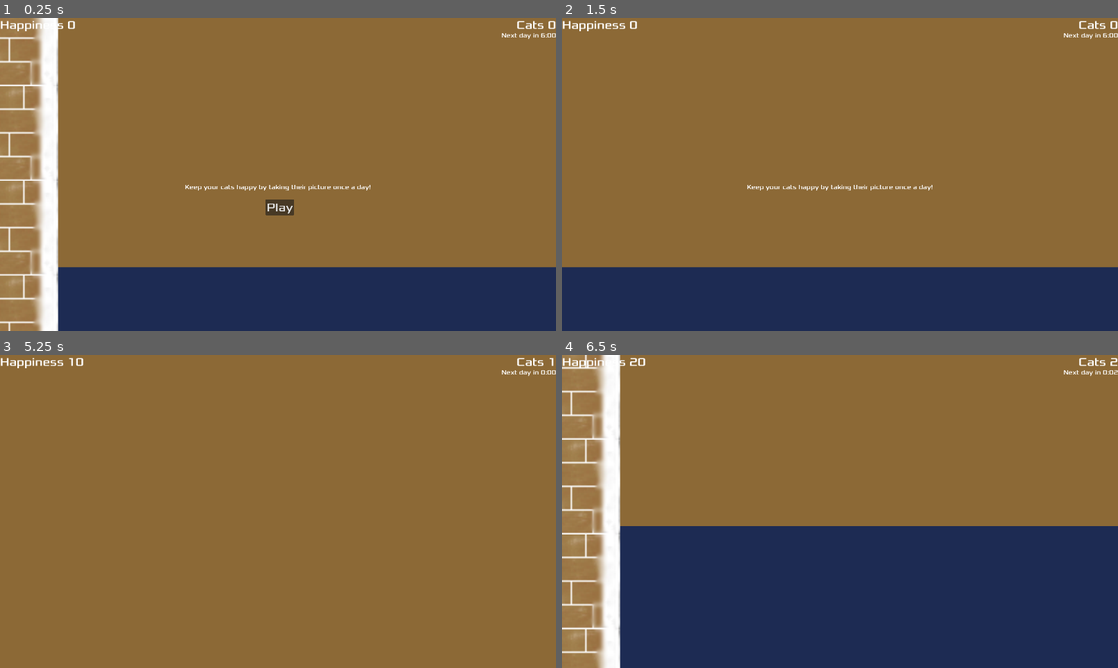
Above: before the commit, frames 1-4 (two rows, left to right).
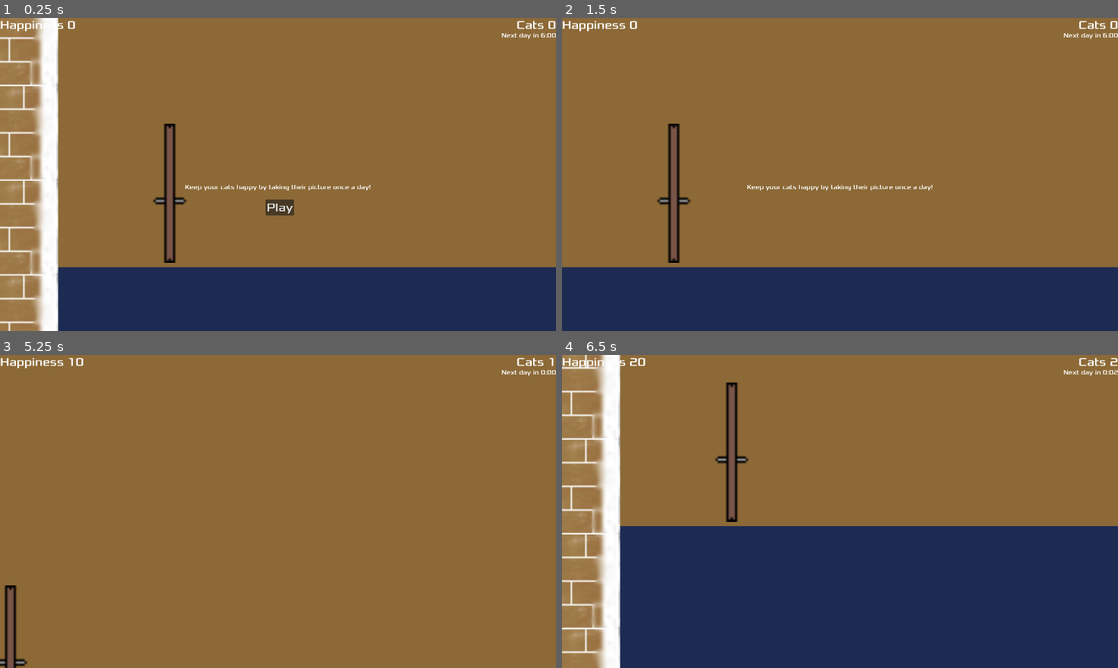
Above: after the commit, the same moments.

Repository: lfatton/UpsiJam22
Game: Godot game, scene res://Main.tscn
Two runs of this game, one before a commit and one after it. Both use one fixed random seed, a clock stepped at 60 frames per second and the inputs below.
Inputs (mouse positions are in pixels of both pictures, inside the frame that each line leads up to):
- Up to frame 1 (0.25 s): no input
- Up to frame 2 (1.5 s): click "Play" at 0.5 s; tap Enter at 1.25 s; move the mouse to (962, 158) at 1.27 s; hold D (move_right) from 1.28 s (still down); click (962, 158) at 1.42 s
- Up to frame 3 (5.25 s): move the mouse to (166, 527) at 2.02 s; release D (move_right) at 2.03 s; hold S (move_down) 2.03-2.78 s; click (166, 527) at 2.17 s; move the mouse to (333, 442) at 2.77 s; hold D (move_right) 2.78-3.53 s; click (333, 442) at 2.92 s; tap Space at 3.5 s; move the mouse to (250, 574) at 3.52 s; hold W (move_up) 3.53-4.28 s; click (250, 574) at 3.67 s; move the mouse to (444, 558) at 4.27 s; hold A (move_left) from 4.28 s (still down); click (444, 558) at 4.42 s; tap Enter at 5 s; move the mouse to (111, 464) at 5.02 s; click (111, 464) at 5.17 s
- Up to frame 4 (6.5 s): move the mouse to (867, 511) at 5.77 s; release A (move_left) at 5.78 s; hold S (move_down) from 5.78 s (still down); click (867, 511) at 5.92 s

The runs differ from the first frame. In frame 1, 0.7% of the frame differs, in the area x 27-34%, y 33-79%; in frame 2, 0.8%, in the area x 17-24%, y 33-79%; in frame 3, 0.5%; in frame 4, 0.7%.

Commit message:
door scene

Diff:
--- a/Main.tscn
+++ b/Main.tscn
@@ -1,13 +1,14 @@
-[gd_scene load_steps=12 format=3 uid="uid://chebwe76ybfpc"]
+[gd_scene load_steps=10 format=3 uid="uid://chebwe76ybfpc"]
 
 [ext_resource type="Script" path="res://Main.gd" id="1_8kdw8"]
-[ext_resource type="PackedScene" path="res://Camera.tscn" id="2_t3e0o"]
+[ext_resource type="PackedScene" uid="uid://c1wweel51262r" path="res://Camera.tscn" id="2_t3e0o"]
 [ext_resource type="PackedScene" uid="uid://bup6fufkddi7v" path="res://scenes/world/world1.tscn" id="3_1nrms"]
 [ext_resource type="PackedScene" uid="uid://m34p2hvudxok" path="res://HUD.tscn" id="3_3fj3k"]
 [ext_resource type="PackedScene" uid="uid://gjpgn3u26ki3" path="res://scenes/Chat.tscn" id="4_3ofkk"]
 [ext_resource type="AudioStream" uid="uid://bnp6jn7lk4hte" path="res://assets/sounds/Whimsical Town (Loop).wav" id="6_6sfro"]
 [ext_resource type="Texture2D" uid="uid://bfgx2wofhnflr" path="res://assets/sprites/ugly-tiles.png" id="6_o54e2"]
 [ext_resource type="AudioStream" uid="uid://c8lgx7pdurb3h" path="res://assets/sounds/failure.wav" id="7_1pvrb"]
+[ext_resource type="PackedScene" uid="uid://ckt2y5ymsesgi" path="res://scenes/world/Door.tscn" id="8_75pxc"]
 
 [sub_resource type="TileSetAtlasSource" id="TileSetAtlasSource_nmomj"]
 texture = ExtResource("6_o54e2")
@@ -81,7 +82,7 @@
 
 [sub_resource type="Curve2D" id="Curve2D_3aiq7"]
 _data = {
-"points": PackedVector2Array(0, 0, 0, 0, 16, 408, 0, 0, 0, 0, 2264, 408, 0, 0, 0, 0, 2264, 512, 0, 0, 0, 0, 16, 512, 0, 0, 0, 0, 16, 408)
+"points": PackedVector2Array(0, 0, 0, 0, 16, 408, 0, 0, 0, 0, 408, 408, 0, 0, 0, 0, 408, 512, 0, 0, 0, 0, 16, 512, 0, 0, 0, 0, 16, 408)
 }
 point_count = 5
 
@@ -89,13 +90,26 @@
 script = ExtResource("1_8kdw8")
 cat_scene = ExtResource("4_3ofkk")
 
-[node name="ColorRect" type="ColorRect" parent="."]
+[node name="MainBackground" type="ColorRect" parent="."]
 anchors_preset = 15
 anchor_right = 1.0
 anchor_bottom = 1.0
 grow_horizontal = 2
 grow_vertical = 2
+mouse_filter = 2
 color = Color(0.54902, 0.411765, 0.211765, 1)
+
+[node name="StudioBackground" type="ColorRect" parent="."]
+offset_left = 1487.0
+offset_top = -3.0
+offset_right = 1527.0
+offset_bottom = 37.0
+scale = Vector2(19.8537, 8.32372)
+mouse_filter = 2
+color = Color(0.886275, 0.882353, 0.764706, 1)
+
+[node name="Door" parent="." instance=ExtResource("8_75pxc")]
+position = Vector2(1487, 230)
 
 [node name="Camera" parent="." instance=ExtResource("2_t3e0o")]
 position = Vector2(304, 1168)
@@ -128,6 +142,11 @@
 [node name="GameOver" type="AudioStreamPlayer2D" parent="."]
 stream = ExtResource("7_1pvrb")
 
+[node name="Door2" parent="." instance=ExtResource("8_75pxc")]
+position = Vector2(156, 1194)
+
+[connection signal="input_event" from="Door" to="." method="_on_door_input_event"]
+[connection signal="mouse_entered" from="Door" to="." method="_on_door_mouse_entered"]
 [connection signal="start_game" from="Camera/HUD" to="." method="new_game"]
 [connection signal="timeout" from="StartTimer" to="." method="_on_start_timer_timeout"]
 [connection signal="timeout" from="DayTimer" to="." method="_on_day_timer_timeout"]
--- a/scenes/Chat.tscn
+++ b/scenes/Chat.tscn
@@ -16,6 +16,7 @@
 [node name="Chat" type="CharacterBody2D" groups=["cats"]]
 material = ExtResource("1_18252")
 scale = Vector2(3, 3)
+platform_wall_layers = 1
 script = ExtResource("1_crp2f")
 move_scene = ExtResource("2_77v3p")
 idle_scene = ExtResource("3_pvcdq")
--- /dev/null
+++ b/scenes/world/Door.gd
@@ -0,0 +1,35 @@
+extends Area2D
+
+var closed = true
+
+# Called when the node enters the scene tree for the first time.
+func _ready():
+	pass # Replace with function body.
+
+
+# Called every frame. 'delta' is the elapsed time since the previous frame.
+func _process(delta):
+	pass
+
+
+func _on_input_event(viewport, event, shape_idx):
+	if event is InputEventMouseButton:
+		if event.is_pressed():
+			if (closed):
+				closed = false
+				$InfoDoor.text = "Click to close"
+				$AnimatedSprite.animation = "open"
+				collision_mask = 2
+			else:
+				closed = true
+				$InfoDoor.text = "Click to open"
+				$AnimatedSprite.animation = "closed"
+				collision_mask = 1
+
+
+func _on_mouse_entered():
+	$InfoDoor.show()
+
+
+func _on_mouse_exited():
+	$InfoDoor.hide()
--- /dev/null
+++ b/scenes/world/Door.tscn
@@ -0,0 +1,49 @@
+[gd_scene load_steps=7 format=3 uid="uid://ckt2y5ymsesgi"]
+
+[ext_resource type="Script" path="res://scenes/world/Door.gd" id="1_i8vdq"]
+[ext_resource type="Texture2D" uid="uid://cfn6bw6duyvsa" path="res://assets/sprites/door/door-closed.png" id="1_tgfh2"]
+[ext_resource type="Texture2D" uid="uid://c2mdqkdaxhu4i" path="res://assets/sprites/door/door-open.png" id="2_itxsl"]
+[ext_resource type="FontFile" uid="uid://c6onnnit7lbi1" path="res://assets/fonts/Xolonium-Regular.ttf" id="4_o5df8"]
+
+[sub_resource type="SpriteFrames" id="SpriteFrames_24pue"]
+animations = [{
+"frames": [ExtResource("1_tgfh2")],
+"loop": true,
+"name": &"closed",
+"speed": 5.0
+}, {
+"frames": [ExtResource("2_itxsl")],
+"loop": true,
+"name": &"open",
+"speed": 5.0
+}]
+
+[sub_resource type="RectangleShape2D" id="RectangleShape2D_8uvgq"]
+size = Vector2(6.66666, 64.5)
+
+[node name="Door" type="Area2D"]
+scale = Vector2(3, 3)
+priority = 1.0
+script = ExtResource("1_i8vdq")
+
+[node name="AnimatedSprite" type="AnimatedSprite2D" parent="."]
+frames = SubResource("SpriteFrames_24pue")
+animation = &"closed"
+
+[node name="CollisionShape2D" type="CollisionShape2D" parent="."]
+position = Vector2(-1, 0.333333)
+shape = SubResource("RectangleShape2D_8uvgq")
+
+[node name="InfoDoor" type="Label" parent="."]
+visible = false
+offset_left = -26.0
+offset_top = -43.3333
+offset_right = 83.0
+offset_bottom = -20.3333
+scale = Vector2(0.486999, 0.446154)
+theme_override_fonts/font = ExtResource("4_o5df8")
+text = "Click to open"
+
+[connection signal="input_event" from="." to="." method="_on_input_event"]
+[connection signal="mouse_entered" from="." to="." method="_on_mouse_entered"]
+[connection signal="mouse_exited" from="." to="." method="_on_mouse_exited"]
Not shown, changed: assets/sprites/door/door-closed.png.import
Not shown, changed: assets/sprites/door/door-open.png.import
